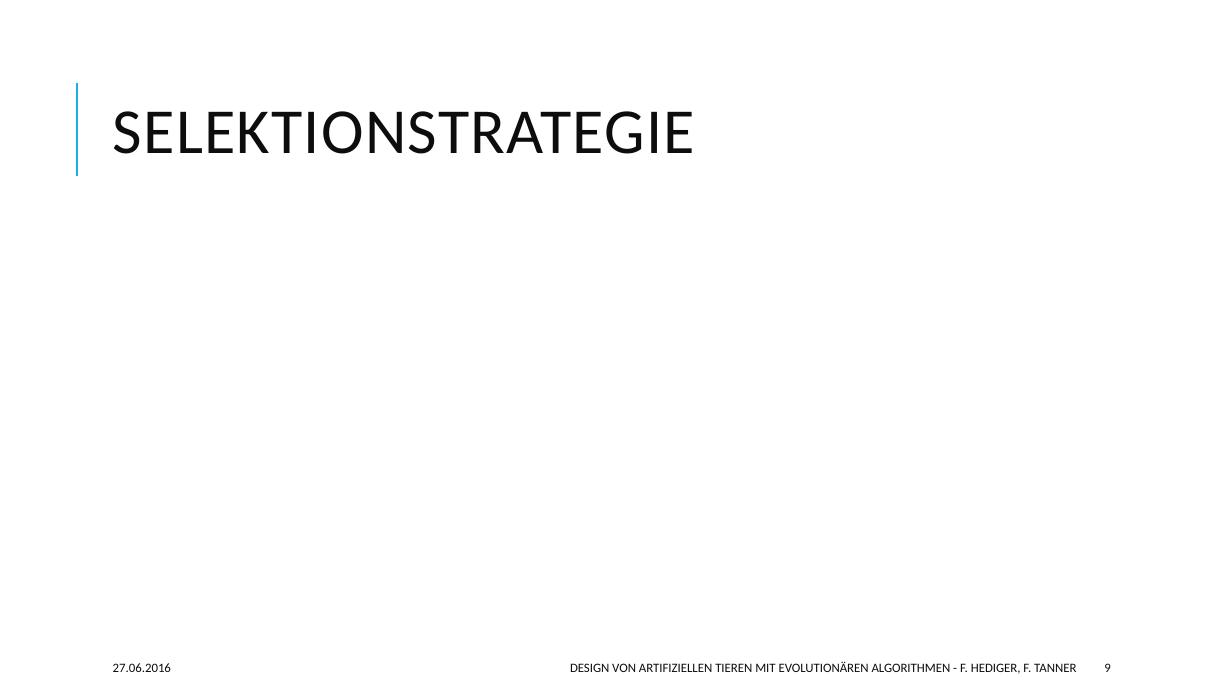
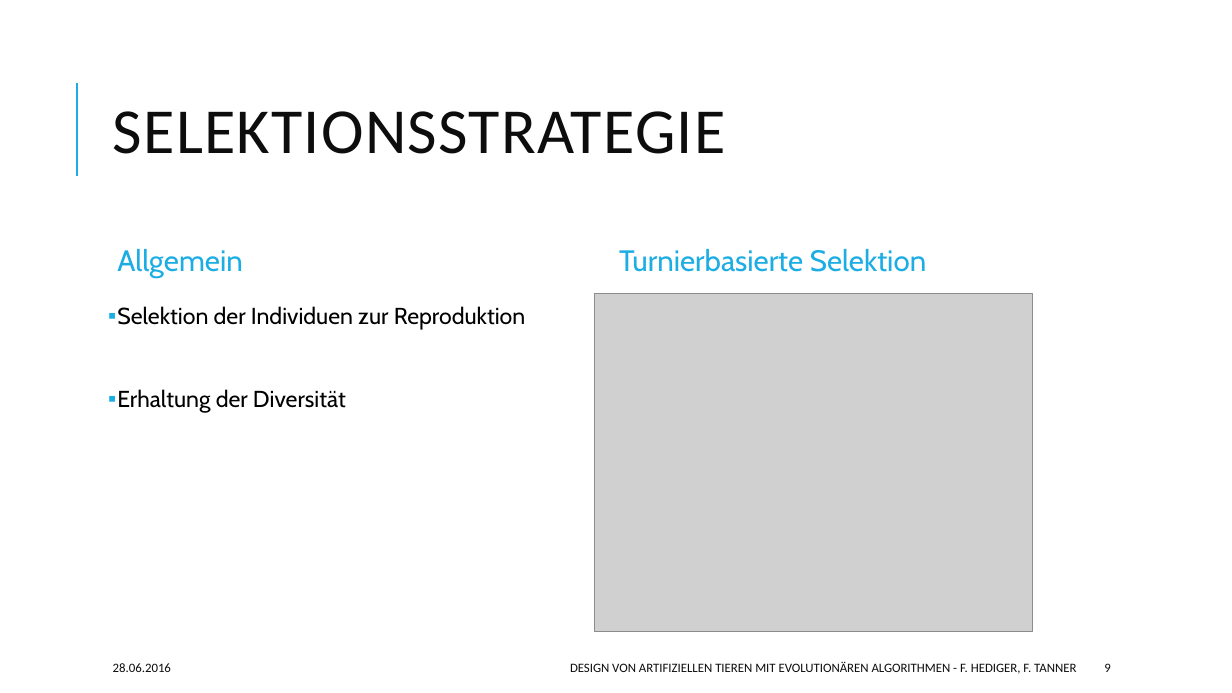
Before and after one commit to hedigerf/evolut, a slide deck: slide 9 of evolutdoc/presentation/presentation.pptx. Drawn at 1232x693 pixels with LibreOffice and Linux fonts; fonts in the diff are those of the drawing; grey boxes stand for pictures. Boxes give left, top, right and bottom in pixels: in the first picture for what was removed or moved away, otherwise in the second. Text is boxed around its words. In the diff, an @@ line names an element or a change of style, - is before the commit and + after.

```diff
--- a/evolutdoc/presentation/presentation.pptx
+++ b/evolutdoc/presentation/presentation.pptx
@@ title at bbox=[113, 111, 726, 154]: text changed @@
-SELEKTIONSTRATEGIE
+SELEKTIONSSTRATEGIE
@@ text added at bbox=[117, 249, 242, 278], 23 pt, text #1CADE4 @@
+Allgemein
@@ text added at bbox=[619, 249, 926, 272], 23 pt, text #1CADE4 @@
+Turnierbasierte Selektion
@@ picture added at bbox=[594, 294, 1032, 631] @@
@@ text added at bbox=[117, 306, 526, 413], 18 pt, text #000000 @@
+  ▪ Selektion der Individuen zur Reproduktion
+  ▪ Erhaltung der Diversität
@@ text at bbox=[113, 663, 171, 672]: text changed @@
-27.06.2016
+28.06.2016
```
Also in this commit, not shown: 17 other slides changed.
